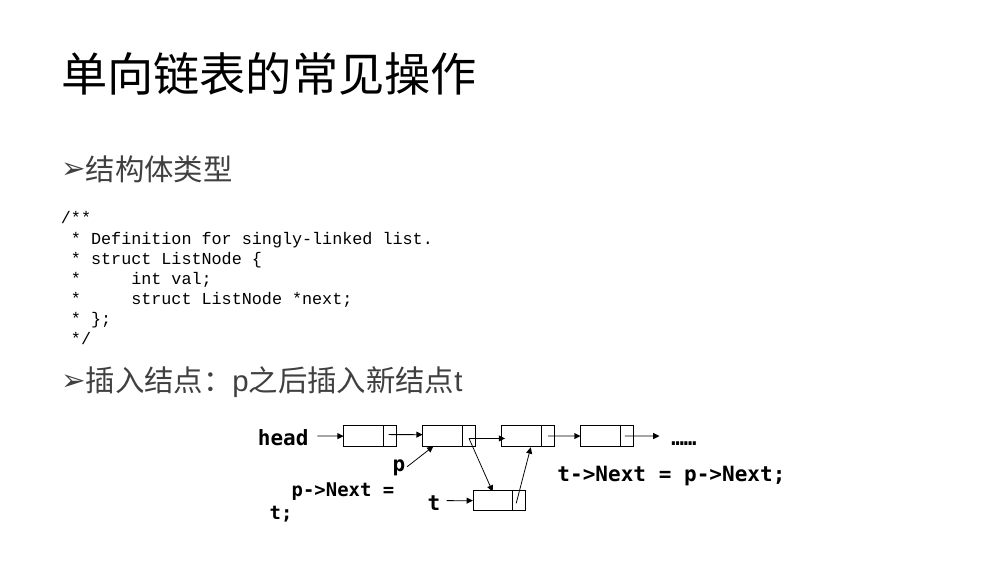
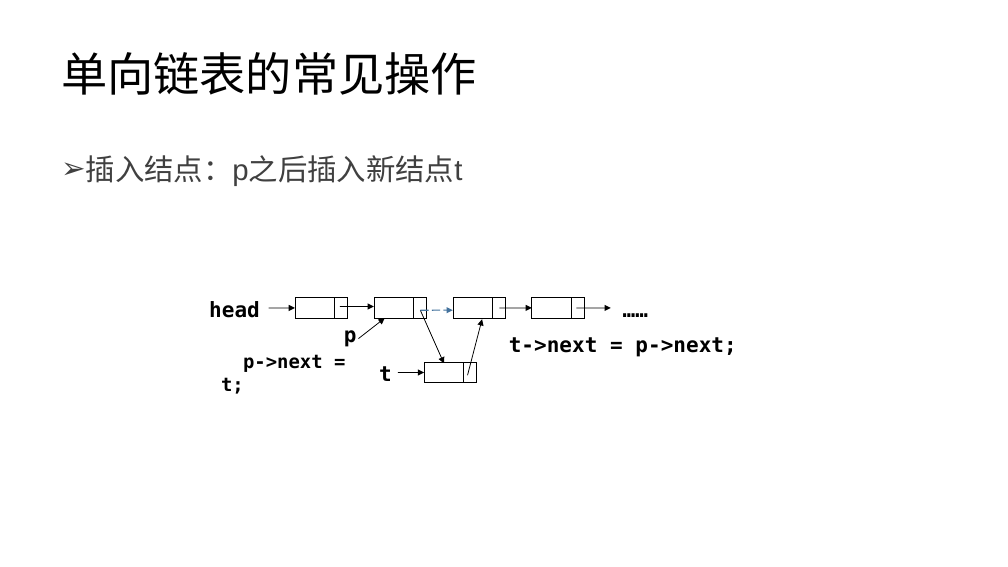
Before and after one commit to lezhang-thu/data-structure, a slide deck: slide 8 of linear-list/2022秋季-数据结构-第2章-实现基础.pptx (slide 7 before the commit). Drawn at 1008x567 pixels with LibreOffice and Linux fonts; fonts in the diff are those of the drawing. Boxes give left, top, right and bottom in pixels: in the first picture for what was removed or moved away, otherwise in the second. Text is boxed around its words. In the diff, an @@ line names an element or a change of style, - is before the commit and + after.

```diff
--- a/linear-list/2022秋季-数据结构-第2章-实现基础.pptx
+++ b/linear-list/2022秋季-数据结构-第2章-实现基础.pptx
@@ text at (86,155,233,183): paragraph removed @@
-➢ 结构体类型
@@ text removed at (91,232,433,307) @@
-/**
-* Definition for singly-linked list.
-* struct ListNode {
-* int val;
-* struct ListNode *next;
-* };
-*/
@@ 10 rectangles, 9 arrows, 4 texts: place and size @@
-10 rectangles, 9 arrows, 4 texts at (258,421,725,511)
+10 rectangles, 9 arrows, 4 texts at (209,293,677,383)
@@ arrow (420, 310) - (453, 310): stroke #000000 0.75 pt to #43739E 1 pt dashed @@
@@ text at (221,354,323,394): text changed @@
-p->Next = t;
+p->next = t;
@@ text at (509,337,736,357): text changed @@
-t->Next = p->Next;
+t->next = p->next;
```
Also in this commit, not shown: 7 other slides changed, 5 other files.
